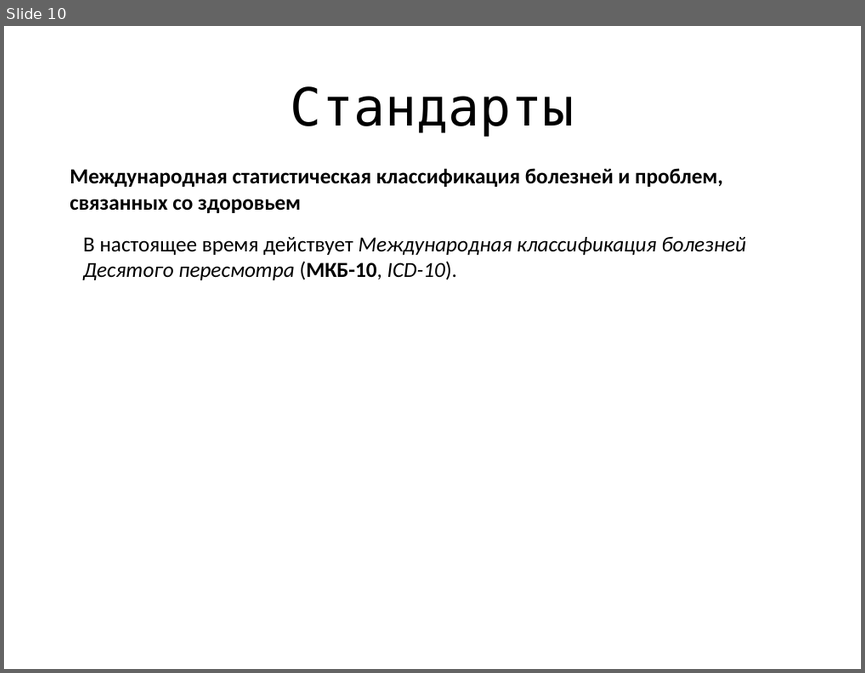
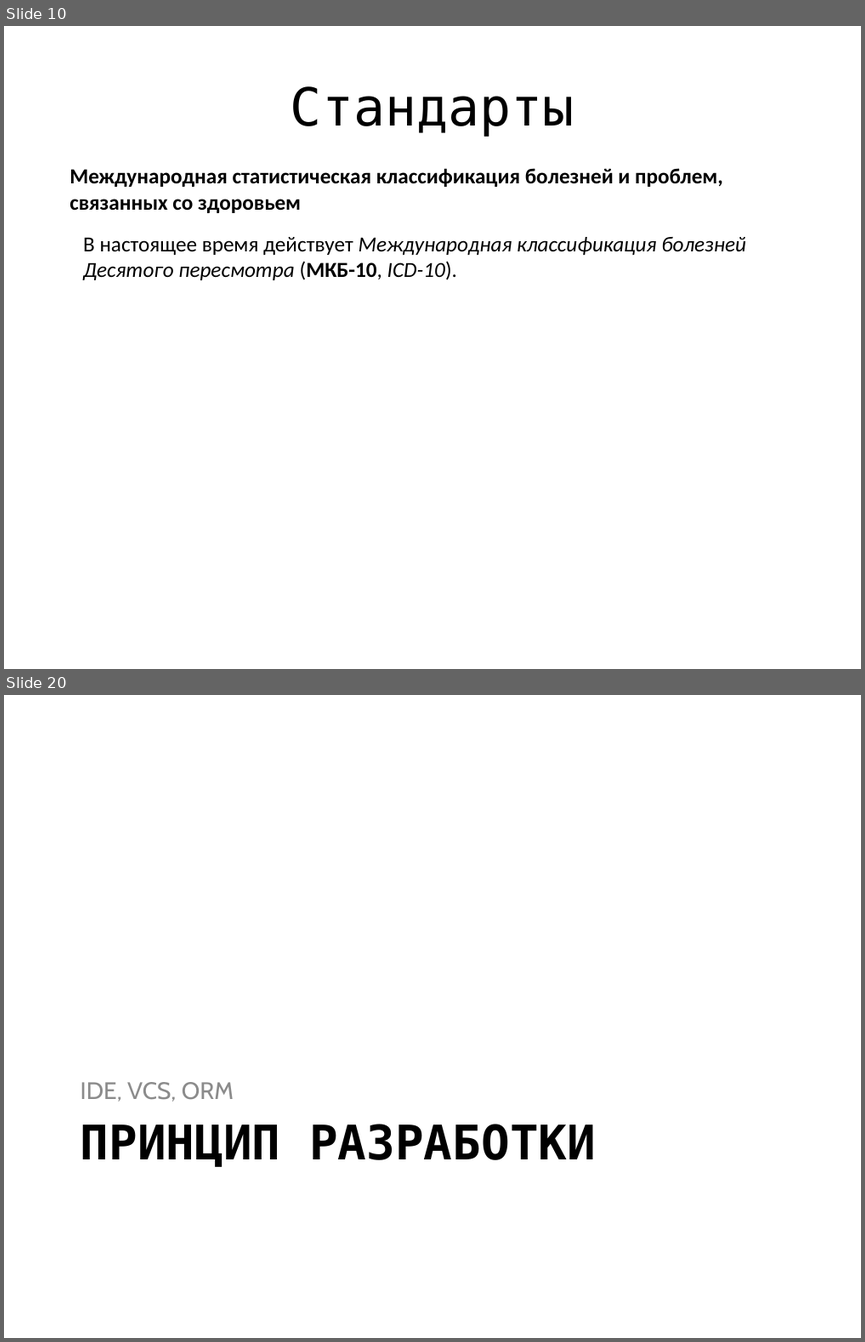
Before and after one commit to jpedraza/Health, a slide deck: Presentation/main.pptx. Shown one above the other, each under a label of ours: slide 10 before the commit, slides 10 and 20 after it; the slides between them are not shown. The pictures are 865x673 and 865x1342 pixels, drawn with LibreOffice and Linux fonts; fonts in the diff are those of the drawing. Boxes give left, top, right and bottom in pixels: in the first picture for what was removed or moved away, otherwise in the second. Text is boxed around its words. In the diff, an @@ line names an element or a change of style, - is before the commit and + after.

```diff
--- a/Presentation/main.pptx
+++ b/Presentation/main.pptx
@@ slide 20 added at [4, 695, 861, 1338], background #FFFFFF @@
@@ text added at [80, 1082, 234, 1101], 20 pt, text #8C8C8C @@
+IDE, VCS, ORM
@@ title added at [80, 1123, 596, 1167], 40 pt, text #000000, bold @@
+ПРИНЦИП РАЗРАБОТКИ
```
Also in this commit, not shown: 3 slides changed, 11 other slides added, 1 slide removed.
